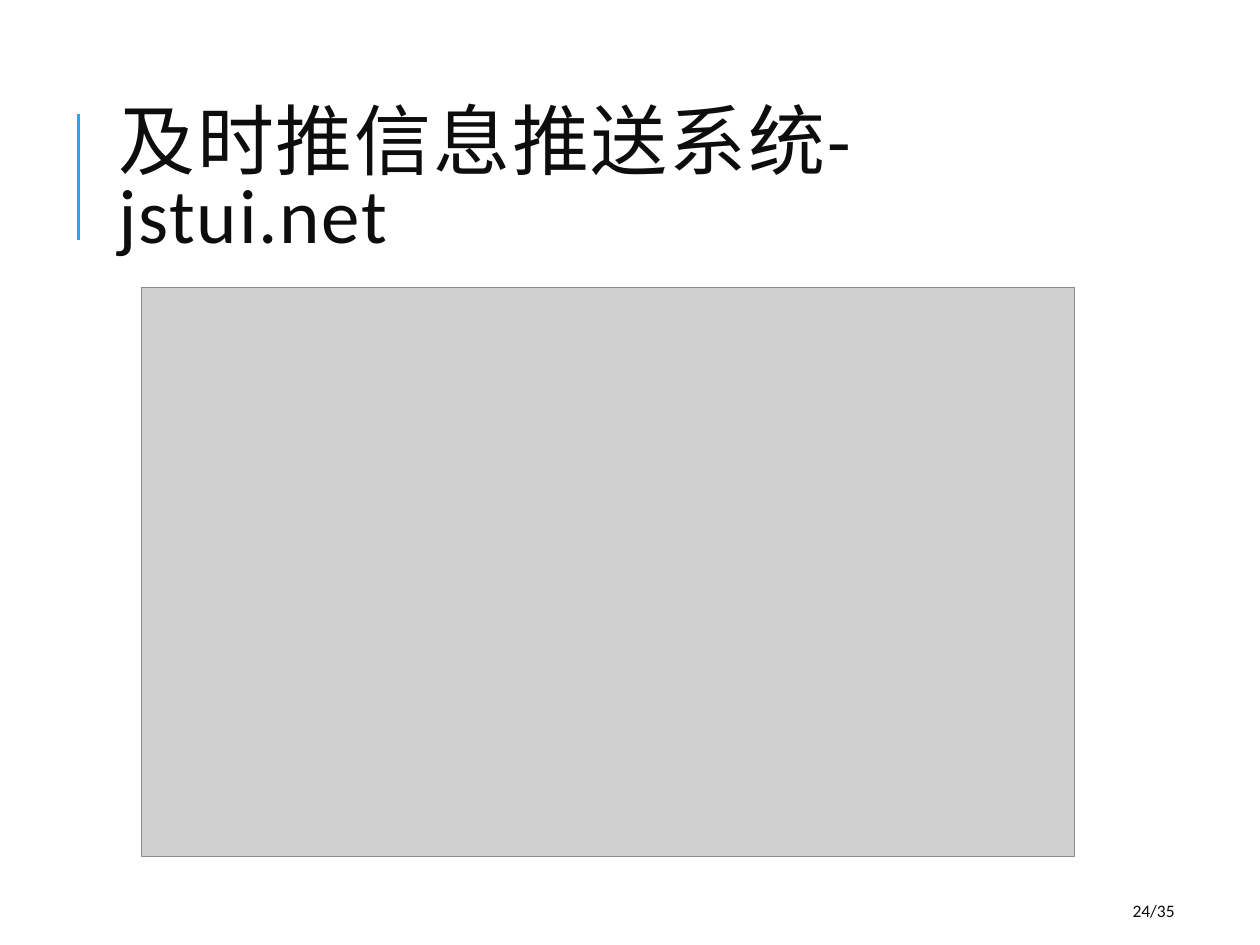
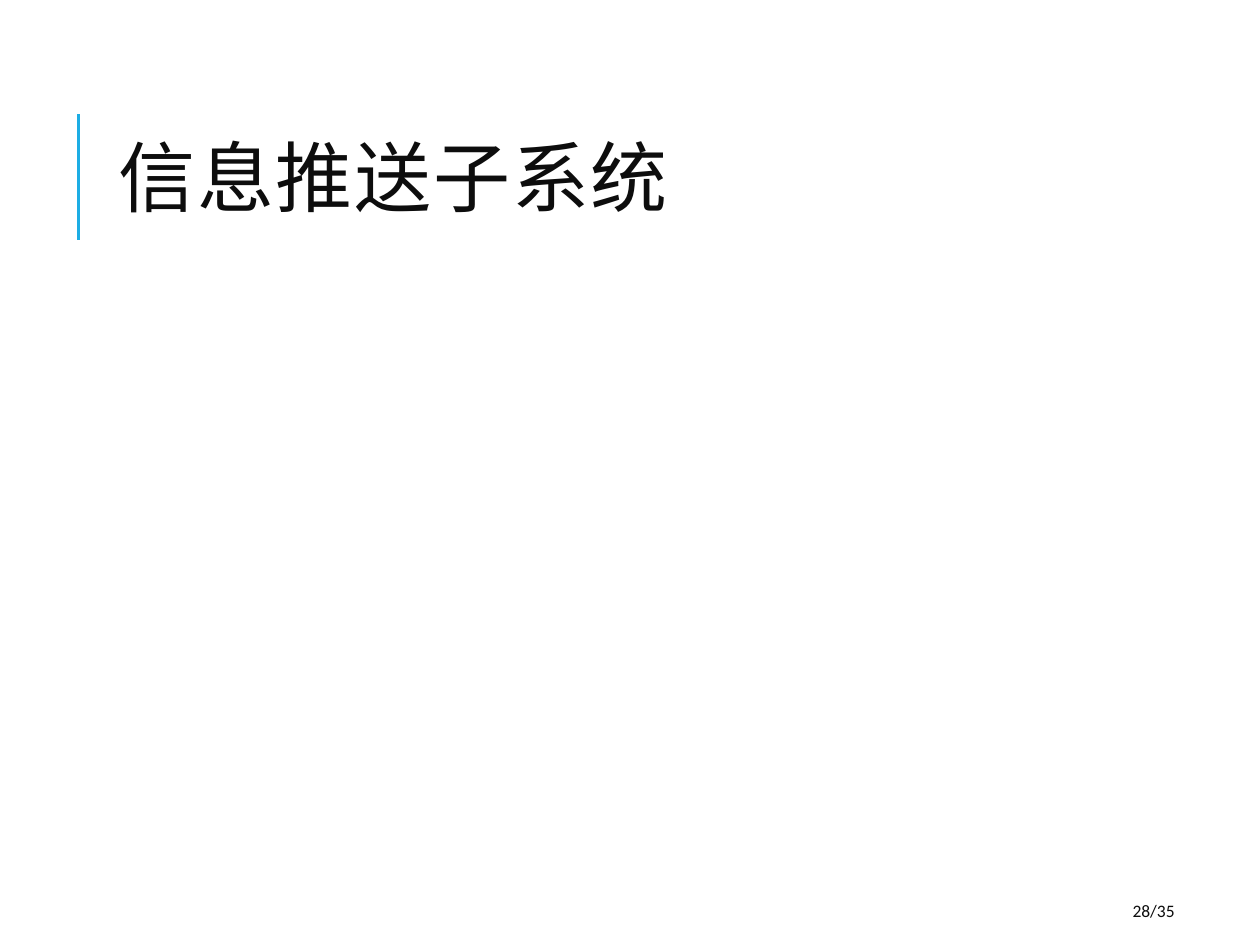
Before and after one commit to winniehajing/paper, a slide deck: slide 28 of 2012223040119-Defense-20150515-goahead.pptx (slide 24 before the commit). Drawn at 1260x945 pixels with LibreOffice and Linux fonts; fonts in the diff are those of the drawing; grey boxes stand for pictures. Boxes give left, top, right and bottom in pixels: in the first picture for what was removed or moved away, otherwise in the second. Text is boxed around its words. In the diff, an @@ line names an element or a change of style, - is before the commit and + after.

```diff
--- a/2012223040119-Defense-20150515-goahead.pptx
+++ b/2012223040119-Defense-20150515-goahead.pptx
@@ title at (x1=118, y1=140, x2=667, y2=213): text changed @@
-及时推信息推送系统-jstui.net
+信息推送子系统
@@ picture removed at (x1=141, y1=287, x2=1074, y2=857) @@
@@ page number at (x1=1133, y1=905, x2=1175, y2=918): text changed @@
-24/35
+28/35
```
Also in this commit, not shown: 3 other slides changed, 3 slides added, 1 other file.
